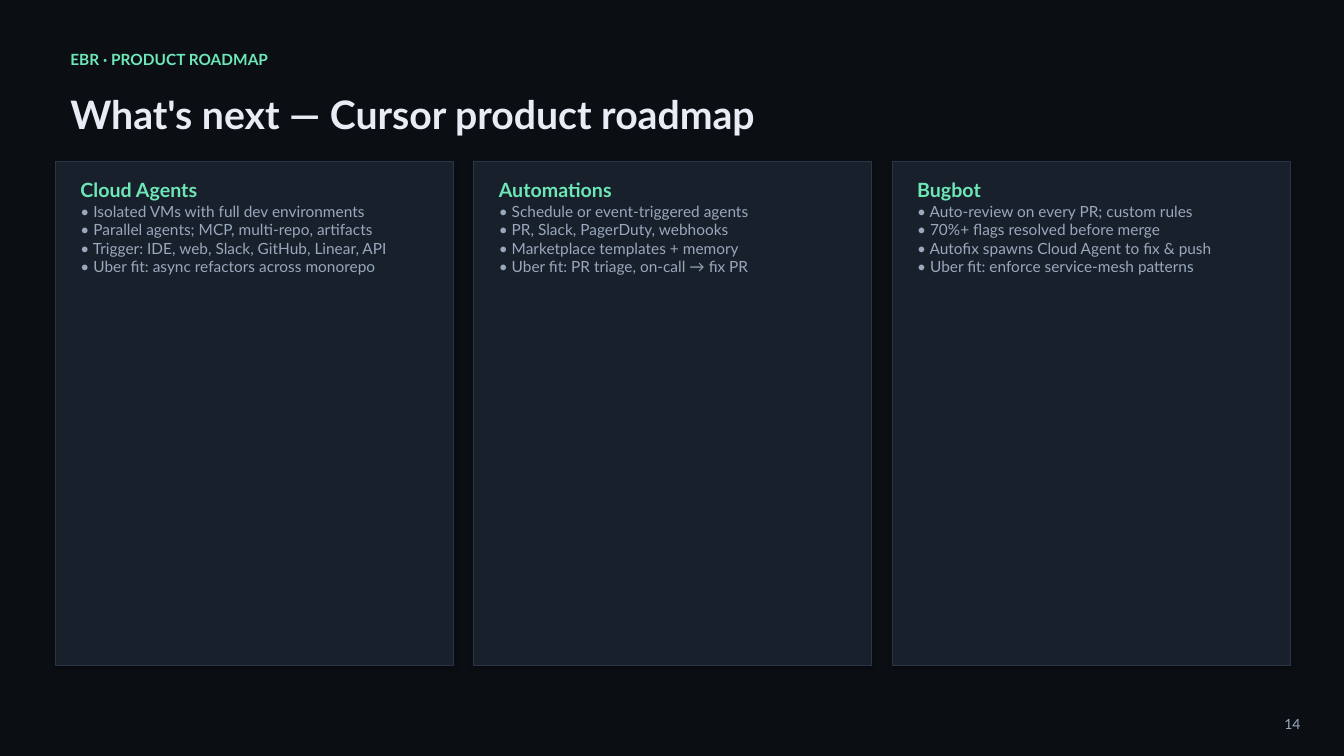
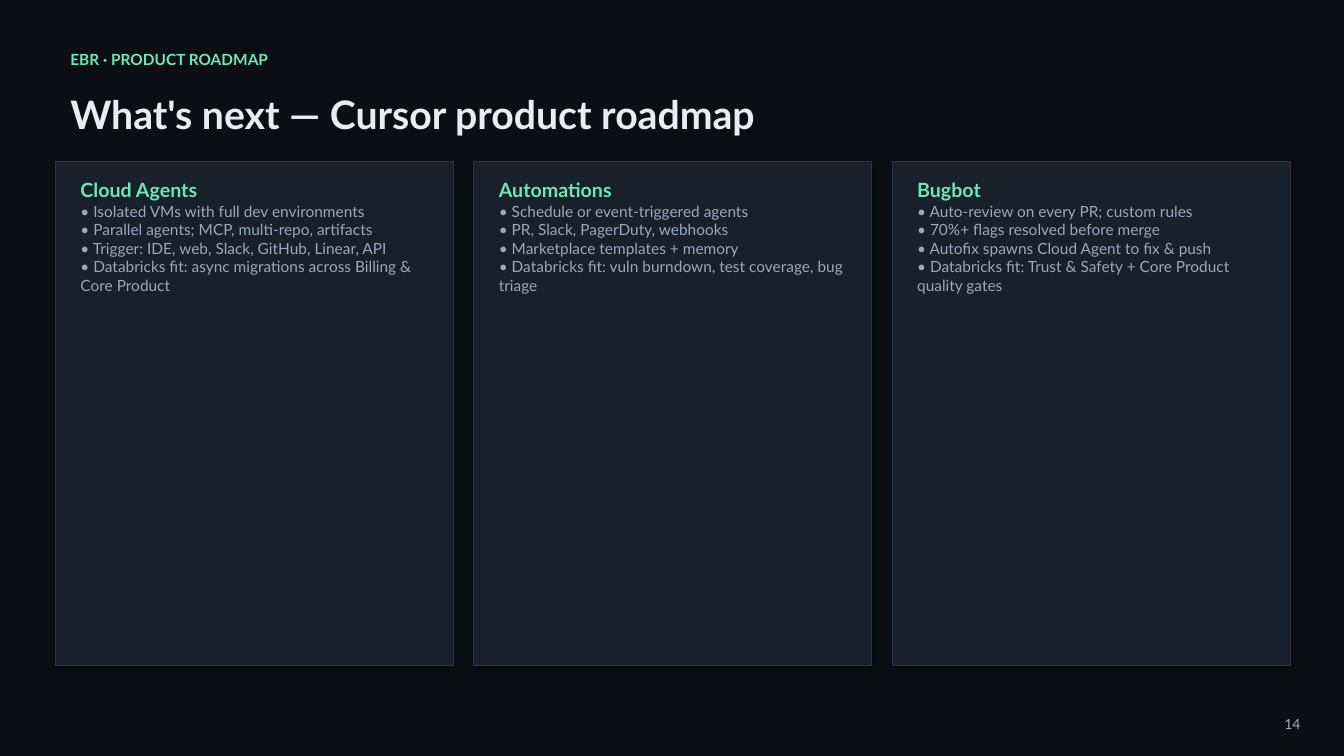
Before and after one commit to gsmith432/DEMO-blender, a slide deck: slide 14 of ebr-interview-deck/Executive_Business_Review_ADM_Interview.pptx. Drawn at 1344x756 pixels with LibreOffice and Linux fonts; fonts in the diff are those of the drawing. Boxes give left, top, right and bottom in pixels: in the first picture for what was removed or moved away, otherwise in the second. Text is boxed around its words. In the diff, an @@ line names an element or a change of style, - is before the commit and + after.

```diff
--- a/ebr-interview-deck/Executive_Business_Review_ADM_Interview.pptx
+++ b/ebr-interview-deck/Executive_Business_Review_ADM_Interview.pptx
@@ text at (80, 260, 396, 291): text changed @@
-• Uber fit: async refactors across monorepo
+• Databricks fit: async migrations across Billing & Core Product
@@ text at (499, 260, 843, 294): text changed @@
-• Uber fit: PR triage, on-call → fix PR
+• Databricks fit: vuln burndown, test coverage, bug triage
@@ text at (917, 260, 1229, 294): text changed @@
-• Uber fit: enforce service-mesh patterns
+• Databricks fit: Trust & Safety + Core Product quality gates
```
Also in this commit, not shown: 9 other slides changed, 4 slides added, 4 slides removed, 1 other file.
